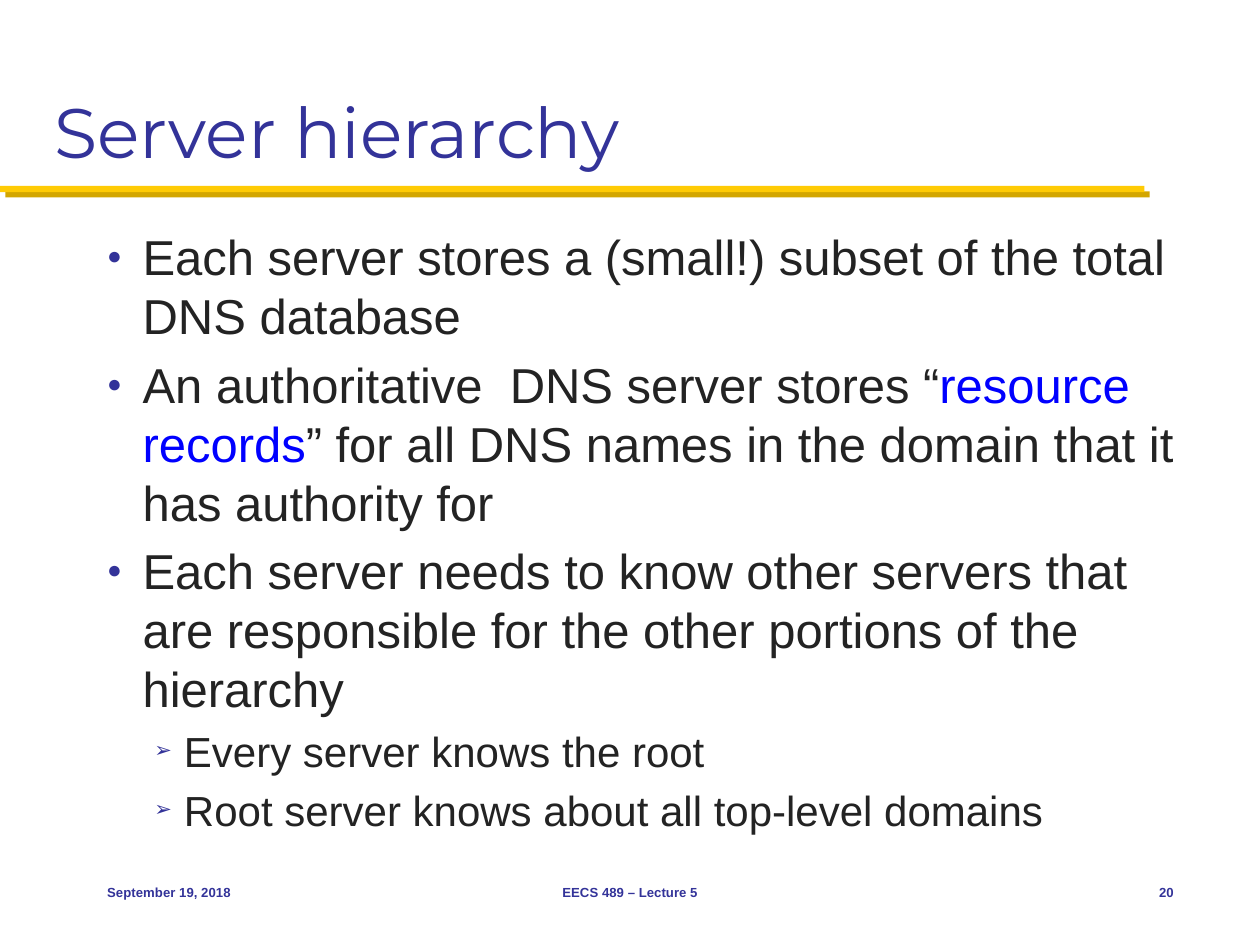
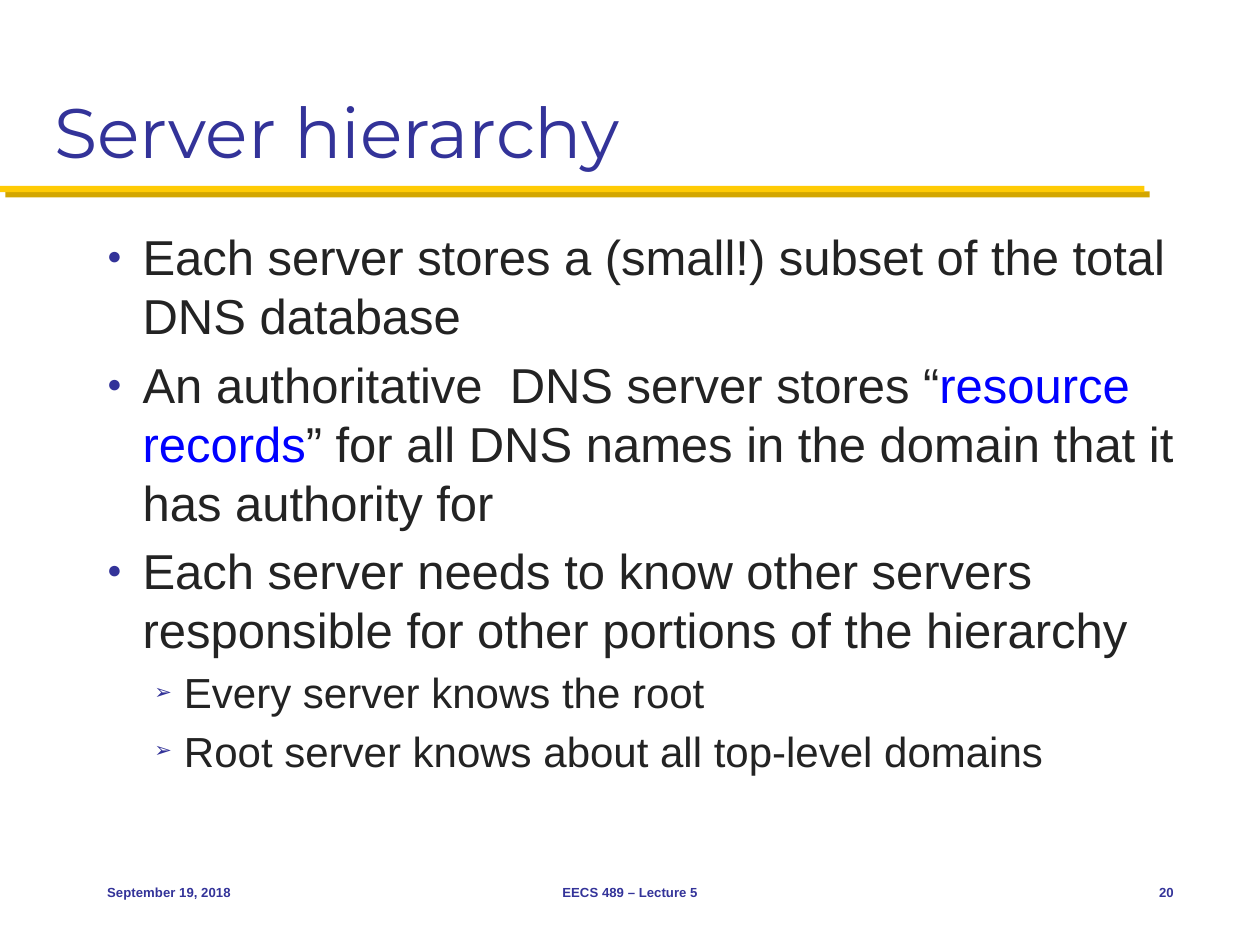
Before and after one commit to mosharaf/eecs489, a slide deck: slide 20 of Slides/091918.pptx. Drawn at 1260x945 pixels with LibreOffice and Linux fonts; fonts in the diff are those of the drawing. Boxes give left, top, right and bottom in pixels: in the first picture for what was removed or moved away, otherwise in the second. Text is boxed around its words. In the diff, an @@ line names an element or a change of style, - is before the commit and + after.

```diff
--- a/Slides/091918.pptx
+++ b/Slides/091918.pptx
@@ text at [143, 553, 1127, 658]: text changed @@
-● Each server needs to know other servers that are responsible for the other portions of the hierarchy
+● Each server needs to know other servers responsible for other portions of the hierarchy
```
Also in this commit, not shown: 4 other slides changed, 1 slide added, 3 slides removed.
